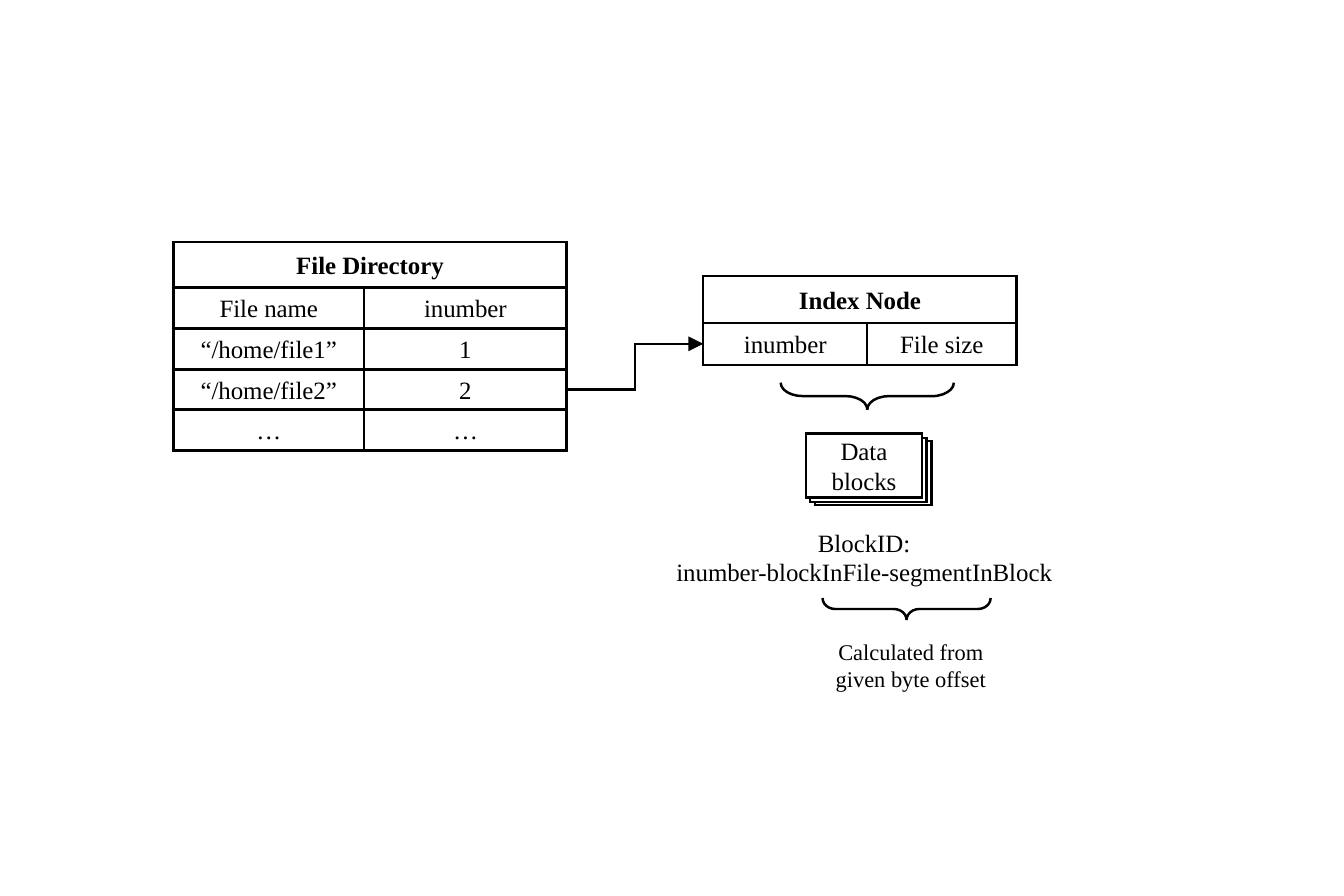
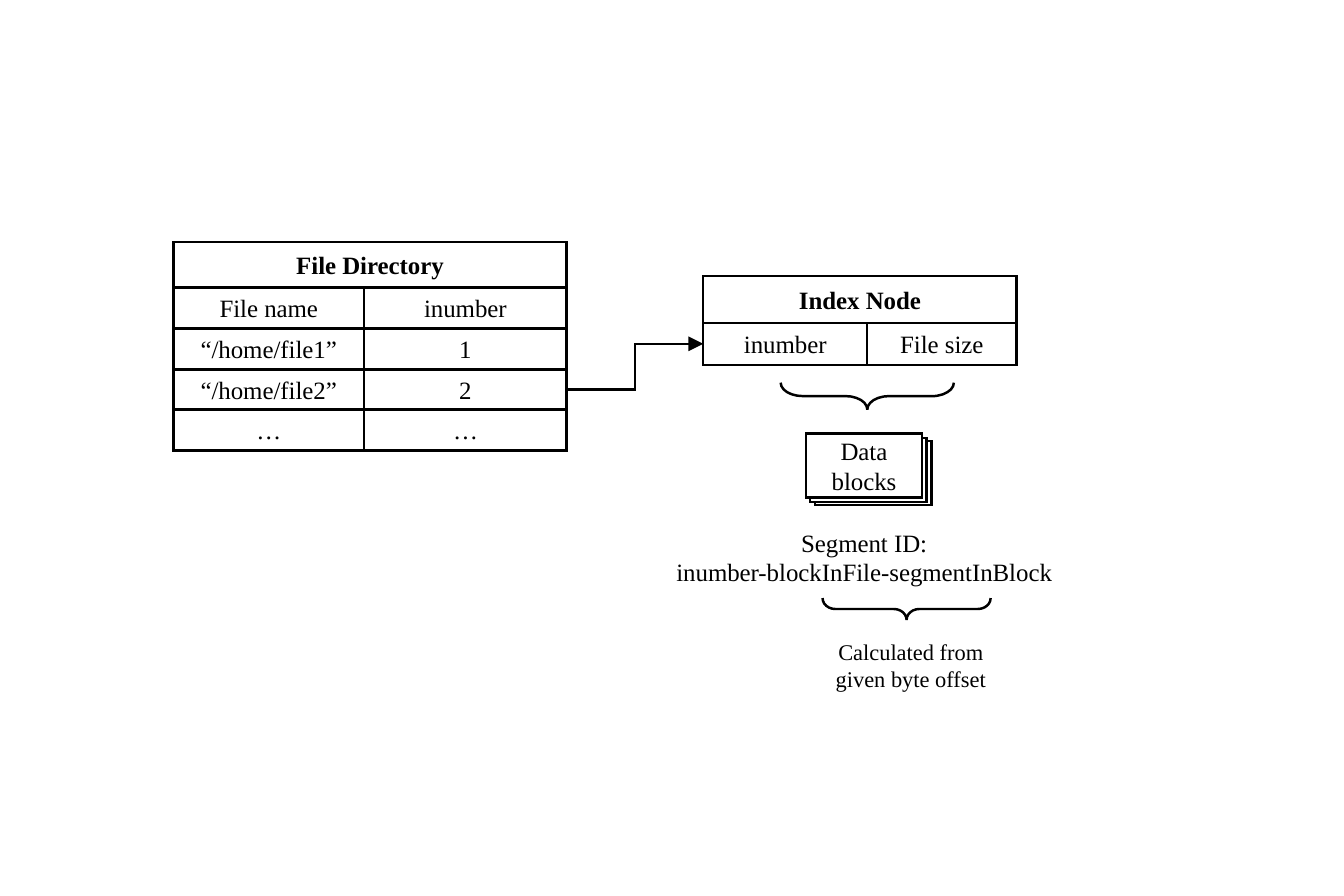
Before and after one commit to smash-bi/kawkab, a slide deck: slide 6 of docs/design/figures/fs-design.pptx. Drawn at 1344x896 pixels with LibreOffice and Linux fonts; fonts in the diff are those of the drawing. Boxes give left, top, right and bottom in pixels: in the first picture for what was removed or moved away, otherwise in the second. Text is boxed around its words. In the diff, an @@ line names an element or a change of style, - is before the commit and + after.

```diff
--- a/docs/design/figures/fs-design.pptx
+++ b/docs/design/figures/fs-design.pptx
@@ text at [801, 535, 927, 558]: text changed @@
-BlockID:
+Segment ID:
```
Also in this commit, not shown: 1 other slide changed, 3 slides added, 1 slide removed, 4 other files.
